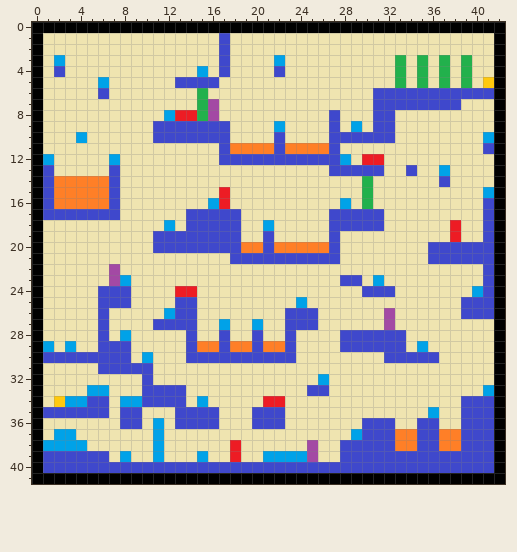
Two versions of one pixel-art sprite, sprites/map_layout.png. That is the earlier state.
The file is 43x42 pixels.
Once edited:
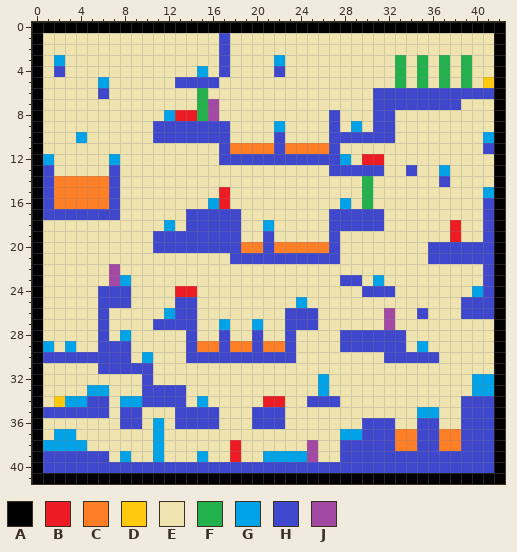
Palette (. is transparent): A #000000  B #ed1c24  C #ff7f27  D #ffc90e  E #efe4b0  F #22b14c  G #00a2e8  H #3f48cc  J #a349a4
From old to new:
@@ x 33..37 @@
 25 EEEEE
-26 EEEEE
+26 EEHEE
 27 EEEEE
@@ x 23..42 @@
 31 EEEEEEEEEEEEEEEEEEEA
-32 EEEGEEEEEEEEEEEEEEEA
-33 EEHHEEEEEEEEEEEEEEGA
-34 EEEEEEEEEEEEEEEEHHHA
-35 EEEEEEEEEEEEEGEEHHHA
+32 EEEGEEEEEEEEEEEEEGGA
+33 EEEGEEEEEEEEEEEEEGGA
+34 EEHHHEEEEEEEEEEEHHHA
+35 EEEEEEEEEEEEGGEEHHHA
 36 EEEEEEEHHHEEHHEEHHHA
-37 EEEEEEGHHHCCHHCCHHHA
+37 EEEEEGGHHHCCHHCCHHHA
 38 EEJEEHHHHHCCHHCCHHHA
